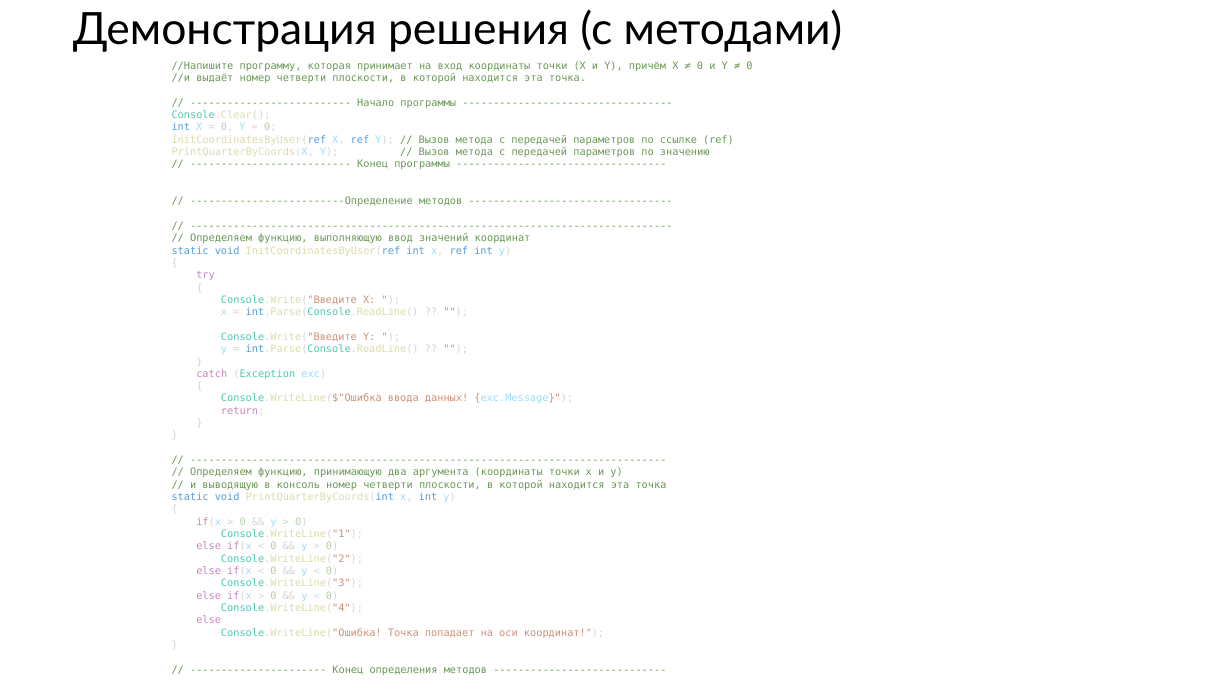
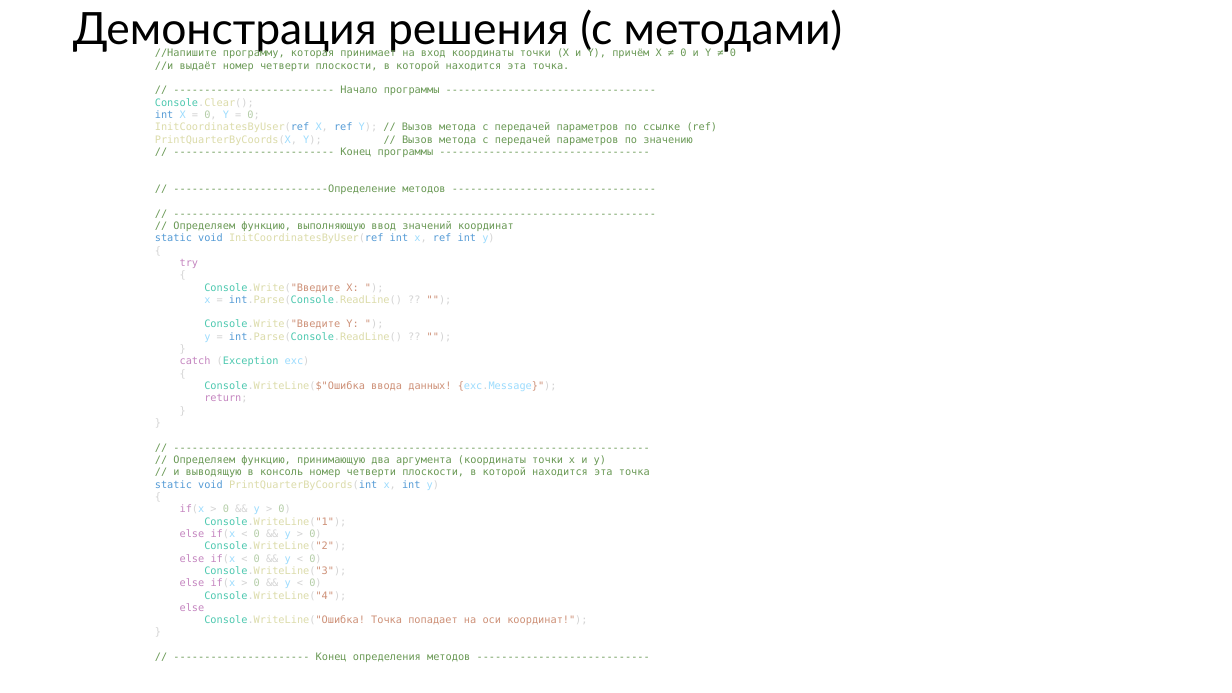
Before and after one commit to Quattroy/C-SHARP-SEMINARS, a slide deck: slide 17 of Seminar_03.pptx. Drawn at 1232x693 pixels with LibreOffice and Linux fonts; fonts in the diff are those of the drawing; background and template pictures are left out. Boxes give left, top, right and bottom in pixels: in the first picture for what was removed or moved away, otherwise in the second. Text is boxed around its words. In the diff, an @@ line names an element or a change of style, - is before the commit and + after.

```diff
--- a/Seminar_03.pptx
+++ b/Seminar_03.pptx
@@ text "//Напишите программу, которая принимает на ..." moved from (x1=172, y1=61, x2=752, y2=675) to (x1=155, y1=48, x2=736, y2=662) @@
```
Also in this commit, not shown: 5 other files.
